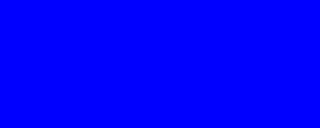
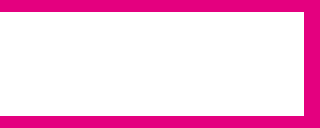
The second 320 x 128 image is a revision of the first. Changes to its layers:
added layer "シェイプ 3" above "シェイプ 1" over [0, 0, 320, 128]
hid "レイヤー 2" over [0, 0, 320, 128]
hid "レイヤー 1" over [0, 0, 320, 128]
